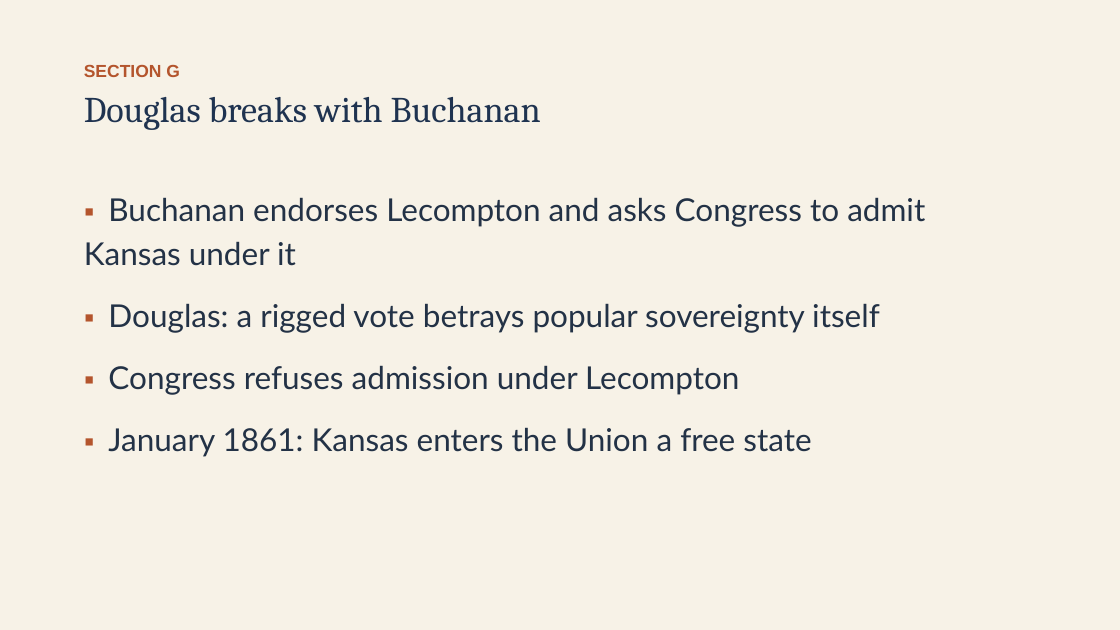
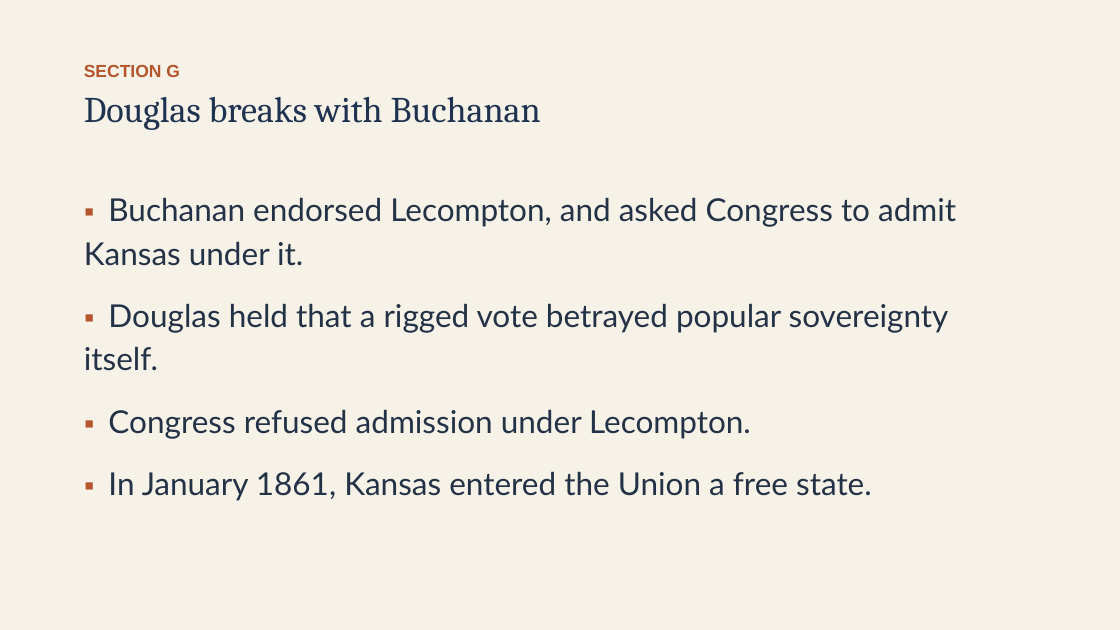
Before and after one commit to ab17gthb/humanities-curriculum-group, a slide deck: slide 24 of sectional-crisis/lesson-03/lesson-03-slides.pptx. Drawn at 1120x630 pixels with LibreOffice and Linux fonts; fonts in the diff are those of the drawing. Boxes give left, top, right and bottom in pixels: in the first picture for what was removed or moved away, otherwise in the second. Text is boxed around its words. In the diff, an @@ line names an element or a change of style, - is before the commit and + after.

Commit message:
Rollout: SC L3 reworked and live (Kansas-Nebraska Act and Bleeding Kansas)

```diff
--- a/sectional-crisis/lesson-03/lesson-03-slides.pptx
+++ b/sectional-crisis/lesson-03/lesson-03-slides.pptx
@@ text at box(84, 197, 956, 501): text changed @@
-▪ Buchanan endorses Lecompton and asks Congress to admit Kansas under it
-▪ Douglas: a rigged vote betrays popular sovereignty itself
-▪ Congress refuses admission under Lecompton
-▪ January 1861: Kansas enters the Union a free state
+▪ Buchanan endorsed Lecompton, and asked Congress to admit Kansas under it.
+▪ Douglas held that a rigged vote betrayed popular sovereignty itself.
+▪ Congress refused admission under Lecompton.
+▪ In January 1861, Kansas entered the Union a free state.
```
Also in this commit, not shown: 12 other slides changed, 6 other files.
